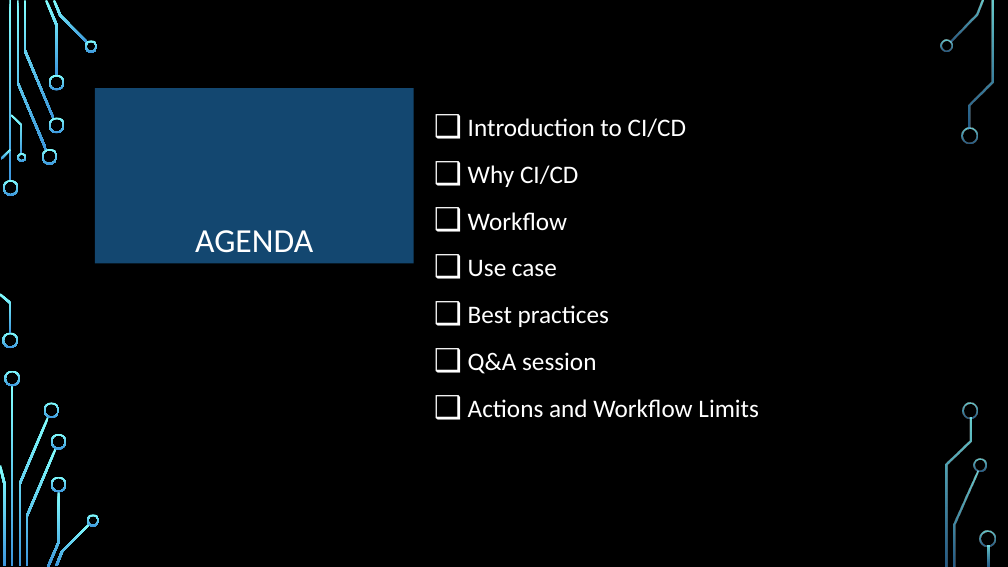
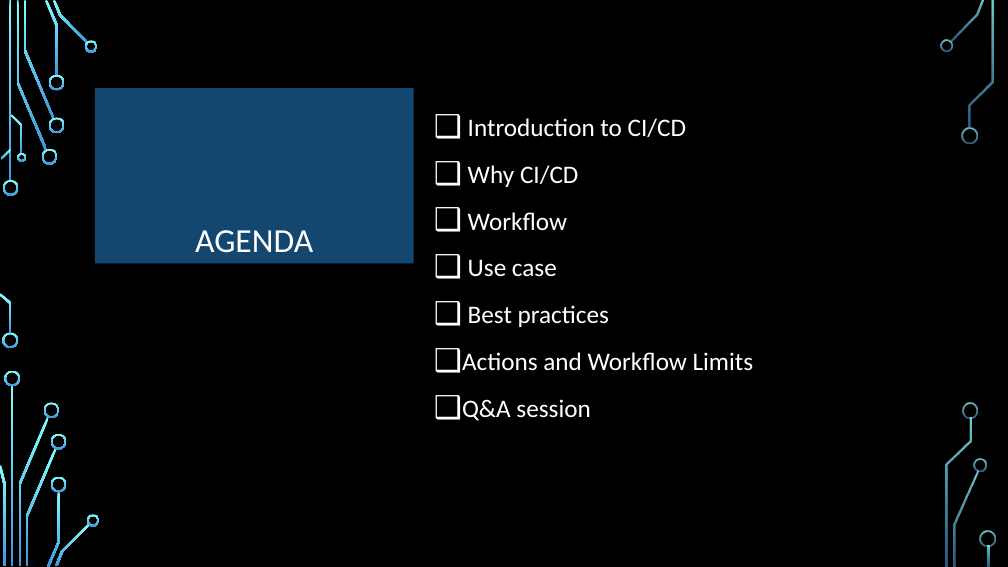
Before and after one commit to KrishnaBhargaviP/krishna.github.io, a slide deck: slide 2 of files/continuos integration CONTINUOUS DEPLOYMENT with github basics.pptx. Drawn at 1008x567 pixels with LibreOffice and Linux fonts; fonts in the diff are those of the drawing; background and template pictures are left out. Boxes give left, top, right and bottom in pixels: in the first picture for what was removed or moved away, otherwise in the second. Text is boxed around its words. In the diff, an @@ line names an element or a change of style, - is before the commit and + after.

```diff
--- a/files/continuos integration CONTINUOUS DEPLOYMENT with github basics.pptx
+++ b/files/continuos integration CONTINUOUS DEPLOYMENT with github basics.pptx
@@ text at <box>462,352,754,371</box>: paragraph added @@
+❑ Actions and Workflow Limits
@@ text at <box>468,399,759,418</box>: paragraph removed @@
-❑ Actions and Workflow Limits
```
Also in this commit, not shown: 1 other slide changed.
